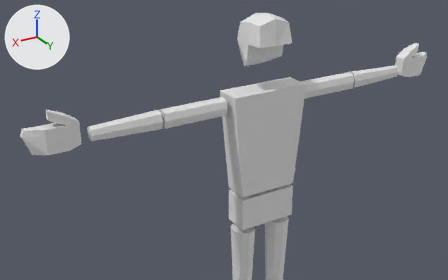
The Blender file tutorial.blend, before and after one commit.
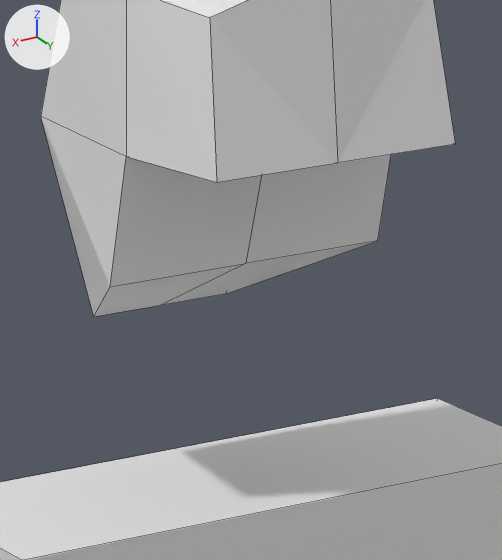
Each version is shown whole from a 50 mm lens placed at (6.067, 8.919, 4.671), pointed at (0.915, 0.334, 0.378), then close up on the part from 52% to 67% of the width and 9% to 35% of the height. The axes (+X, +Y, +Z) are drawn at upper left. The lights are the same throughout. The close-ups show mesh edges as thin lines.

The older version as bpy lines, for what is in view:
```python
me_cube_002 = bpy.data.meshes.new('Cube.002')
me_cube_002.from_pydata([(-1.0, -1.0, -1.0), (-1.33, -1.0, 1.0), (-1.0, 1.0, -1.0), (-1.33, 1.0, 1.0), (1.0, -1.0, -1.0), (1.33, -1.0, 1.0), (1.0, 1.0, -1.0), (1.33, 1.0, 1.0)], [], [(0, 1, 3, 2), (2, 3, 7, 6), (6, 7, 5, 4), (4, 5, 1, 0), (2, 6, 4, 0), (7, 3, 1, 5)])
me_cube_003 = bpy.data.meshes.new('Cube.003')
me_cube_003.from_pydata(...)  # 16 vertices, 11 faces; spans x 0.0..0.71, y -1.0..2.26, z -1.0..1.0
ob_cube = bpy.data.objects.new('Cube', me_cube_002)
ob_cube.location = (-0.12, 0.016, 0.079)
ob_cube.scale = (0.586, 0.255, 1.0)
ob_cube_005 = bpy.data.objects.new('Cube.005', me_cube_003)
ob_cube_005.location = (-0.047, -0.02, 1.966)
ob_cube_005.scale = (0.537, 0.218, 0.513)
_m = ob_cube_005.modifiers.new('Mirror', 'MIRROR')
_m.use_clip = True
```
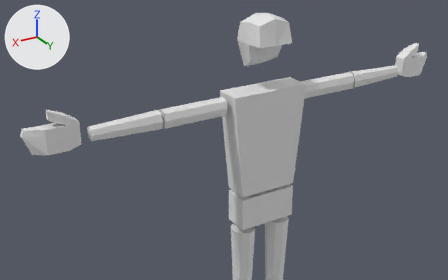
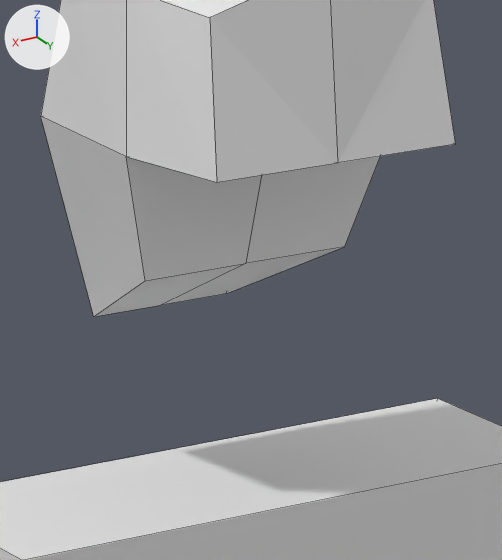
Pixel boxes (x1, y1, x2, y2) of what changed, in the close-ups (502 x 560 px; the box of a moved part takes in the faces that stretch with it):
part 1 of me_cube_003, moved or reshaped: before (41, 117, 391, 317); after (41, 117, 380, 317)

Edits to the bpy script that builds the scene:
```text
Change me_cube_003:
    where me_cube_003.from_pydata(...)  # 16 vertices, 11 faces; spans x 0.0..0.71, y -1.0..2.26, z -1.0..1.0
    used by ob_cube_005; location = (-0.047, -0.02, 1.966); scale = (0.537, 0.218, 0.513)
    me_cube_003 part 1
    me_cube_003.vertices[2].co: (0.71, 0.65, -0.63) -> (0.53, 0.65, -0.63)  # pixel (110, 286) -> pixel (145, 280)
```
